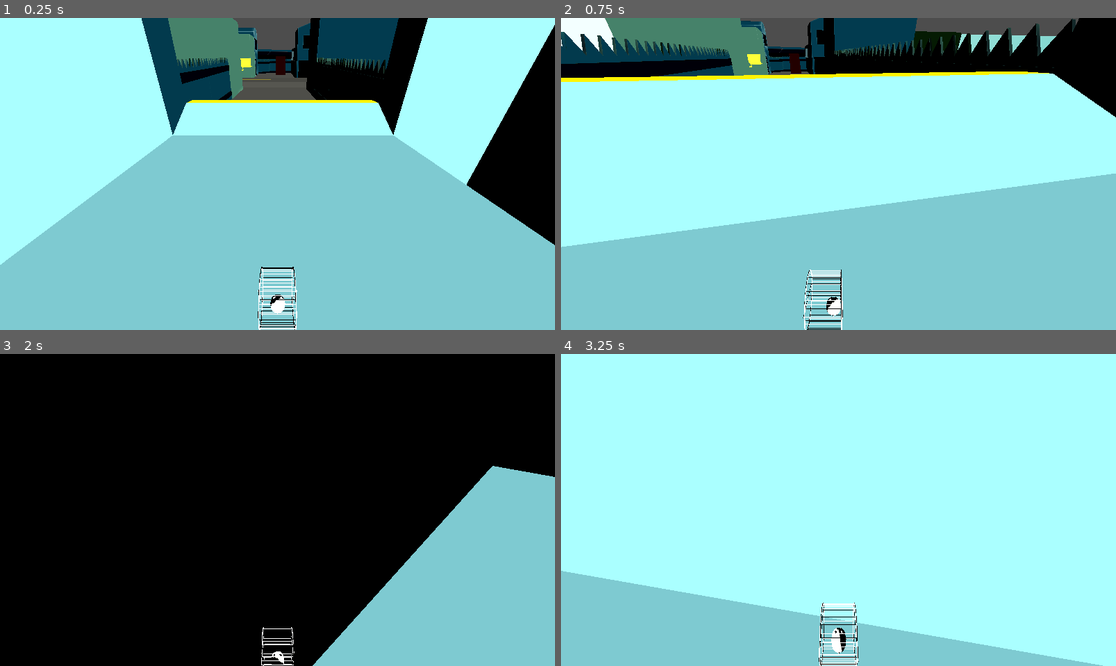
Above: before the commit, frames 1-4 (two rows, left to right).
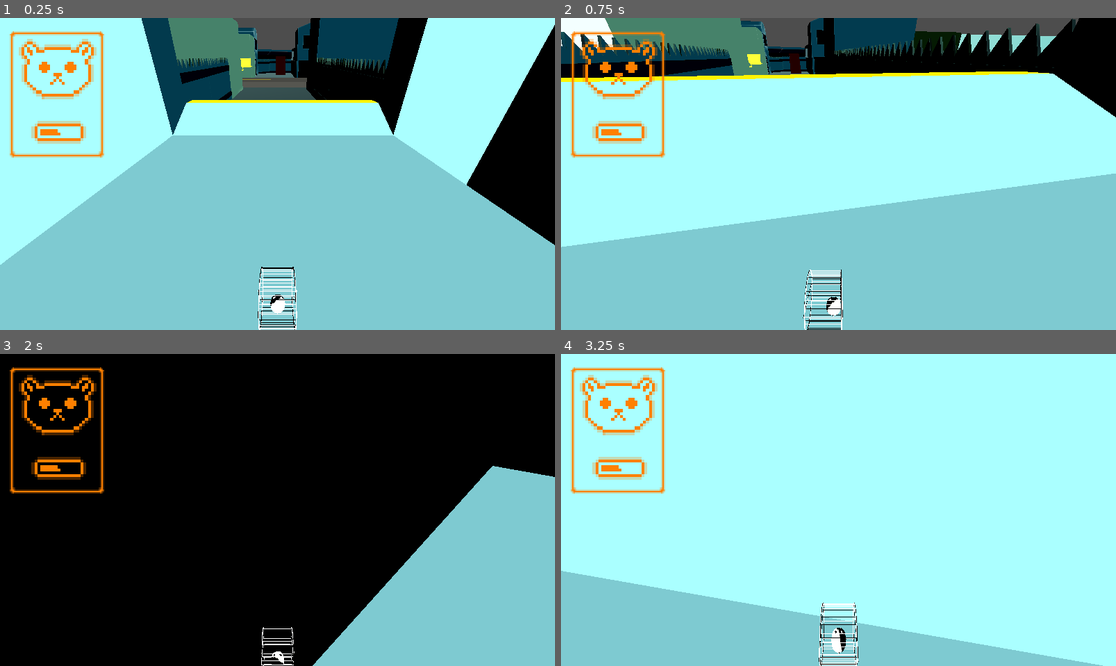
Above: after the commit, the same moments.

Repository: MlSHl/very-serious-gamejam
Game: Godot game, scene res://scenes/main.tscn
The game is run twice, just before and just after one commit, with the same random seed, the same clock (stepped at 60 frames per second) and the same inputs.
Inputs (mouse positions are in pixels of both pictures, inside the frame that each line leads up to):
- Up to frame 1 (0.25 s): no input
- Up to frame 2 (0.75 s): tap Enter (ui_accept) at 0.5 s; move the mouse to (960, 158) at 0.52 s; hold D (right) from 0.53 s (still down); tap Q at 0.6 s; click (960, 158) at 0.67 s
- Up to frame 3 (2 s): tap Enter (ui_accept) at 0.77 s; release D (right) at 1.25 s; drag from (166, 525) to (249, 572) at 1.27 s
- Up to frame 4 (3.25 s): move the mouse to (894, 441) at 2.02 s; hold D (right) 2.03-2.75 s; tap Shift at 2.1 s; drag from (810, 572) to (672, 463) at 2.77 s

The runs differ from the first frame. In frame 1, 2.7% of the frame differs, in the area x 1-57%, y 4-45%; in frame 2, 2.4%; in frame 3, 2.3%; in frame 4, 2.3%.

Commit message:
Added stress-level UI to main.tscn

Diff:
--- a/scenes/main.tscn
+++ b/scenes/main.tscn
@@ -5,8 +5,8 @@
 [ext_resource type="PackedScene" uid="uid://dx3nhy6fwqfmr" path="res://scenes/cuberd.tscn" id="2_0wfyh"]
 [ext_resource type="PackedScene" uid="uid://cojqecuayvghn" path="res://scenes/instances/car.tscn" id="3_sugp2"]
 [ext_resource type="PackedScene" uid="uid://biygrfviedvpc" path="res://scenes/instances/house_5.tscn" id="4_85g3d"]
+[ext_resource type="PackedScene" uid="uid://pakmkg5kkdux" path="res://scenes/stressmeter.tscn" id="4_jkv2x"]
 [ext_resource type="Texture2D" uid="uid://b66kehk3wed1g" path="res://assets/models/textures/road-v5.png" id="5_a8y0u"]
-[ext_resource type="Shader" uid="uid://kwhwhvy2mrjf" path="res://shaders/cellshader.gdshader" id="5_jkv2x"]
 [ext_resource type="PackedScene" uid="uid://bupbdjmfae8ya" path="res://scenes/instances/house_1.tscn" id="5_tbgi4"]
 [ext_resource type="PackedScene" uid="uid://5338k7ic8fya" path="res://scenes/instances/house_7.tscn" id="5_ya4ey"]
 [ext_resource type="PackedScene" uid="uid://c6vsuk60c3dgn" path="res://scenes/instances/house_2.tscn" id="6_tefeu"]
@@ -19,18 +19,8 @@
 
 [sub_resource type="PlaneMesh" id="PlaneMesh_sugp2"]
 
-[sub_resource type="ShaderMaterial" id="ShaderMaterial_jkv2x"]
-render_priority = 0
-shader = ExtResource("5_jkv2x")
-shader_parameter/tex = ExtResource("5_a8y0u")
-shader_parameter/shadow_color = Color(0, 0, 0, 1)
-shader_parameter/threshold = 0.01
-shader_parameter/car_color = Color(1, 0.929, 0.384, 1)
-shader_parameter/car_color_dark = Color(0.871, 0.737, 0.373, 1)
-
-[sub_resource type="StandardMaterial3D" id="StandardMaterial3D_0wfyh"]
-next_pass = SubResource("ShaderMaterial_jkv2x")
-albedo_color = Color(0.17247975, 0.43358144, 0.53349316, 1)
+[sub_resource type="StandardMaterial3D" id="StandardMaterial3D_lv3ga"]
+albedo_color = Color(0.5795505, 0.83647835, 0.89981675, 1)
 
 [sub_resource type="WorldBoundaryShape3D" id="WorldBoundaryShape3D_o5qli"]
 
@@ -66,13 +56,15 @@
 [node name="player" parent="." unique_id=1076470779 instance=ExtResource("1_o5qli")]
 transform = Transform3D(1, 0, 0, 0, 1, 0, 0, 0, 1, 0.7271347, 8.164906, 182.15764)
 
+[node name="stressmeter" parent="player" unique_id=958937246 instance=ExtResource("4_jkv2x")]
+
 [node name="StaticBody3D" type="StaticBody3D" parent="." unique_id=1545545904]
 physics_material_override = SubResource("PhysicsMaterial_0wfyh")
 
 [node name="MeshInstance3D" type="MeshInstance3D" parent="StaticBody3D" unique_id=254536892]
 transform = Transform3D(119.155846, 0, 0, 0, 1, 0, 0, 0, 200, 0, 0, 0)
 mesh = SubResource("PlaneMesh_sugp2")
-surface_material_override/0 = SubResource("StandardMaterial3D_0wfyh")
+surface_material_override/0 = SubResource("StandardMaterial3D_lv3ga")
 
 [node name="CollisionShape3D" type="CollisionShape3D" parent="StaticBody3D" unique_id=96489741]
 shape = SubResource("WorldBoundaryShape3D_o5qli")
--- a/scenes/marathon.tscn
+++ b/scenes/marathon.tscn
@@ -2,6 +2,7 @@
 
 [ext_resource type="PackedScene" uid="uid://bvchecf5a0r15" path="res://scenes/player.tscn" id="1_1bkos"]
 [ext_resource type="Script" uid="uid://cyrsj5jh34riq" path="res://scripts/marathon.gd" id="1_y0gav"]
+[ext_resource type="PackedScene" uid="uid://pakmkg5kkdux" path="res://scenes/stressmeter.tscn" id="3_vih64"]
 [ext_resource type="PackedScene" uid="uid://dssfnupu367hm" path="res://assets/models/marathon assets/sidewalk fix marathon.glb" id="3_y0gav"]
 
 [node name="Marathon" type="Node3D" unique_id=702202424]
@@ -9,6 +10,8 @@
 
 [node name="player" parent="." unique_id=1076470779 instance=ExtResource("1_1bkos")]
 transform = Transform3D(1, 0, 0, 0, 0.92409045, -0.38217384, 0, 0.38217384, 0.92409045, -33.900513, 30.586914, 749.8278)
+
+[node name="stressmeter" parent="player" unique_id=958937246 instance=ExtResource("3_vih64")]
 
 [node name="marathon layout" parent="." unique_id=1880311007 instance=ExtResource("3_y0gav")]
 transform = Transform3D(1, 0, 0, 0, 1, 0, 0, 0, 1, -32.879997, 21.250275, 725.5831)
